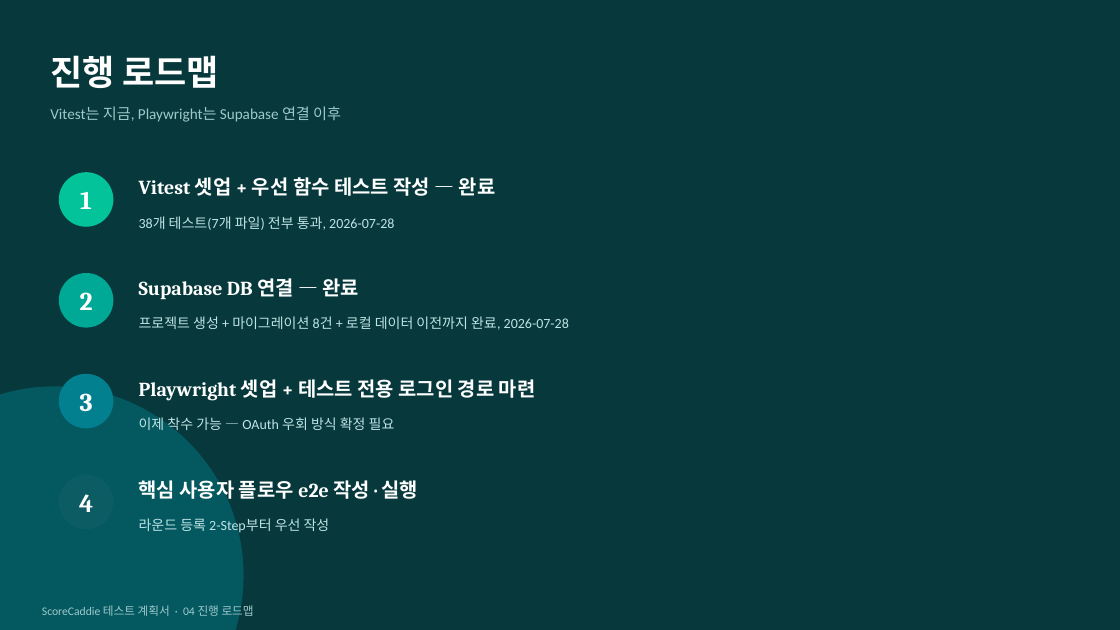
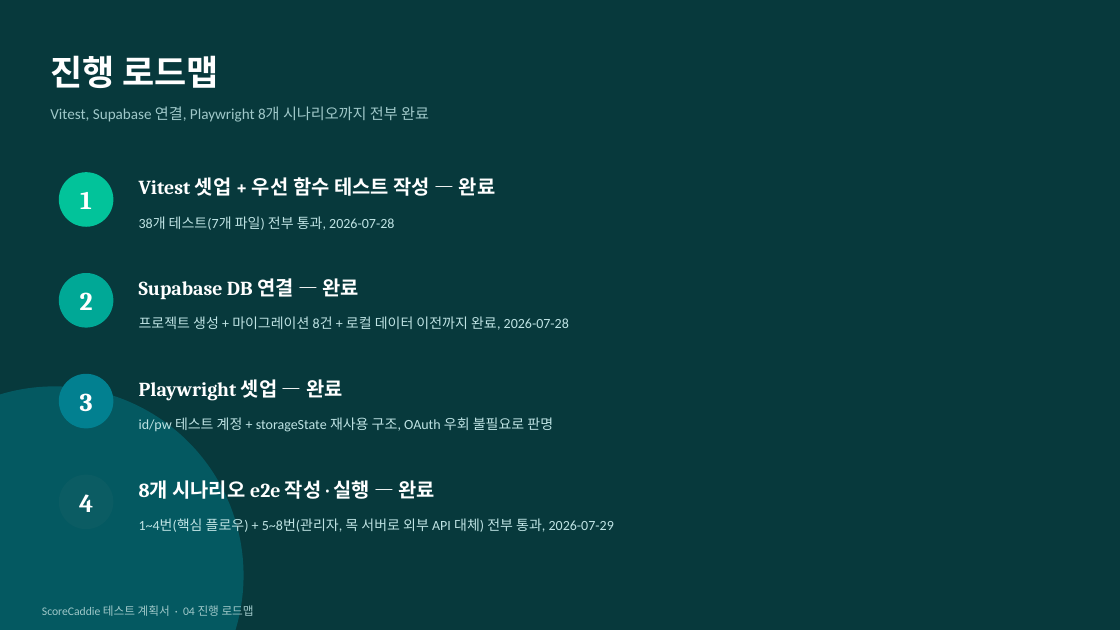
Before and after one commit to haekongpapa/scorecaddie, a slide deck: slide 8 of doc/ScoreCaddie_테스트계획서.pptx. Drawn at 1120x630 pixels with LibreOffice and Linux fonts; fonts in the diff are those of the drawing. Boxes give left, top, right and bottom in pixels: in the first picture for what was removed or moved away, otherwise in the second. Text is boxed around its words. In the diff, an @@ line names an element or a change of style, - is before the commit and + after.

Commit message:
Playwright e2e 시나리오 5~8(관리자: 루프·Par 관리/CSV 업로드/공공데이터 동기화/지오코딩) 구현 — 8개 시나리오 전체 통과
- ADMIN 전용 테스트 계정 + admin-setup/admin-chromium 프로젝트 분리
- 시나리오별 전용 테스트 골프장(E2E_TEST_ 접두사)으로 격리, 공유 골프장 방식은 순서 의존성 문제로 폐기
- golf-course-sync.ts/kakao.ts는 서버사이드 fetch라 page.route() 불가 -> API_BASE_URL env 오버라이드 + 로컬 목 서버(e2e/mocks/external-api-mock-server.mjs)로 대체
- GolfCourseParEditor.tsx Par select에 aria-label 추가(RoundStep1과 동일 유형 접근성 수정)
- 재홍님 로컬 npm run test:e2e로 11개 테스트 전부 통과 확인
- 테스트계획서 결과표/진행방식/로드맵 실제 완료 내용으로 갱신, memory.md 116번

```diff
--- a/doc/ScoreCaddie_테스트계획서.pptx
+++ b/doc/ScoreCaddie_테스트계획서.pptx
@@ text at [50, 106, 429, 122]: text changed @@
-Vitest는 지금, Playwright는 Supabase 연결 이후
+Vitest, Supabase 연결, Playwright 8개 시나리오까지 전부 완료
@@ text at [139, 379, 343, 401]: text changed @@
-Playwright 셋업 + 테스트 전용 로그인 경로 마련
+Playwright 셋업 — 완료
@@ text at [139, 417, 553, 432]: text changed @@
-이제 착수 가능 — OAuth 우회 방식 확정 필요
+id/pw 테스트 계정 + storageState 재사용 구조, OAuth 우회 불필요로 판명
@@ text at [139, 480, 436, 499]: text changed @@
-핵심 사용자 플로우 e2e 작성 · 실행
+8개 시나리오 e2e 작성 · 실행 — 완료
@@ text at [139, 518, 614, 532]: text changed @@
-라운드 등록 2-Step부터 우선 작성
+1~4번(핵심 플로우) + 5~8번(관리자, 목 서버로 외부 API 대체) 전부 통과, 2026-07-29
```
Also in this commit, not shown: 3 other slides changed, 18 other files.
